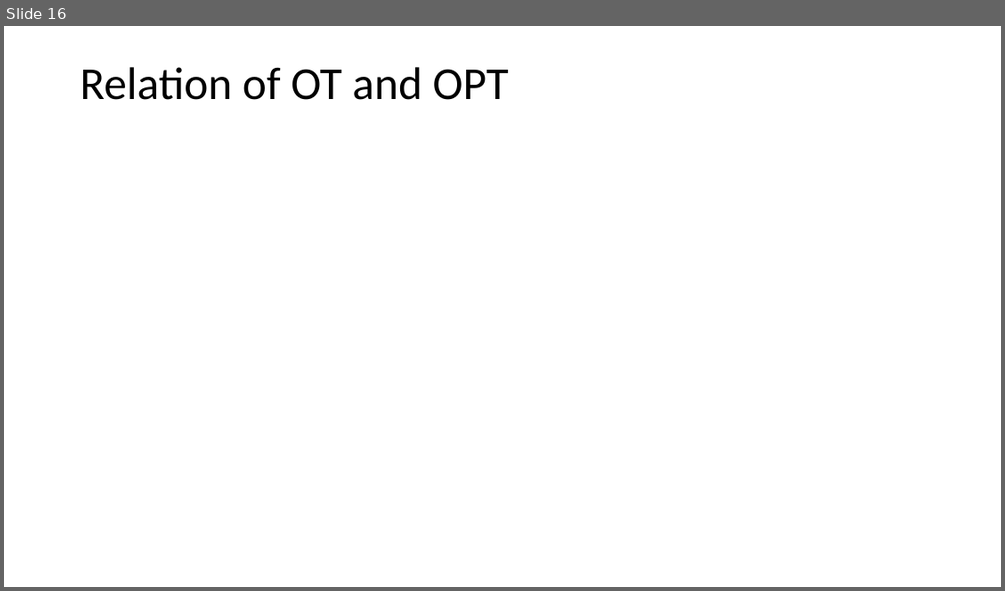
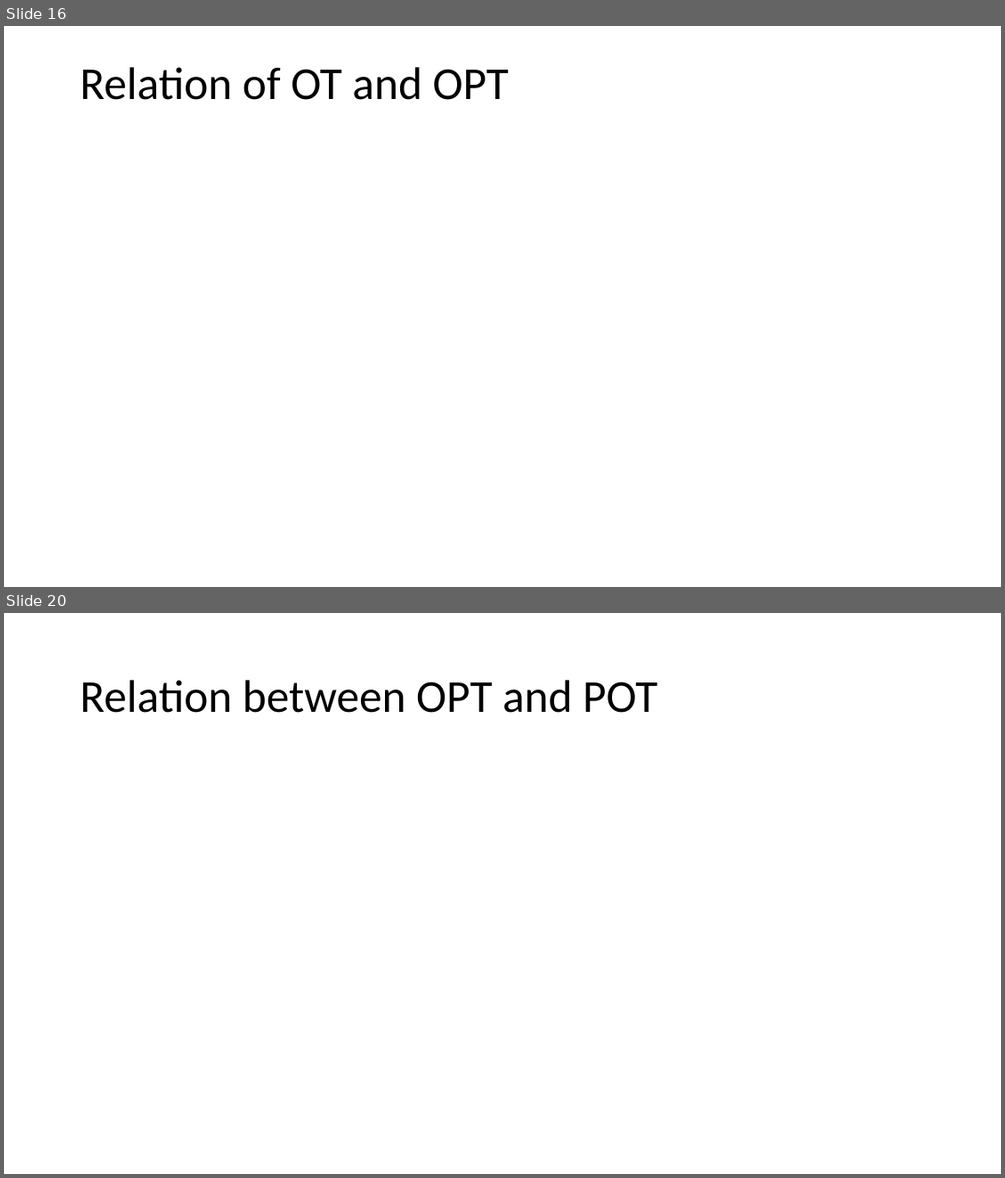
Before and after one commit to yikun-baio/sliced_opt, a slide deck: Sliced Optimal Partial Transport/OPT_Yikun.pptx. Shown one above the other, each under a label of ours: slide 16 before the commit, slides 16 and 20 after it; the slides between them are not shown. The pictures are 1005x591 and 1005x1178 pixels, drawn with LibreOffice and Linux fonts; fonts in the diff are those of the drawing; grey boxes stand for pictures. Boxes give left, top, right and bottom in pixels: in the first picture for what was removed or moved away, otherwise in the second. Text is boxed around its words. In the diff, an @@ line names an element or a change of style, - is before the commit and + after.

```diff
--- a/Sliced Optimal Partial Transport/OPT_Yikun.pptx
+++ b/Sliced Optimal Partial Transport/OPT_Yikun.pptx
@@ slide 20 added at (4, 613, 1001, 1174), background #FFFFFF @@
@@ title added at (80, 680, 657, 713), 44 pt, text #000000 @@
+Relation between OPT and POT
```
Also in this commit, not shown: 1 slide changed, 4 other slides added, 1 other file.
